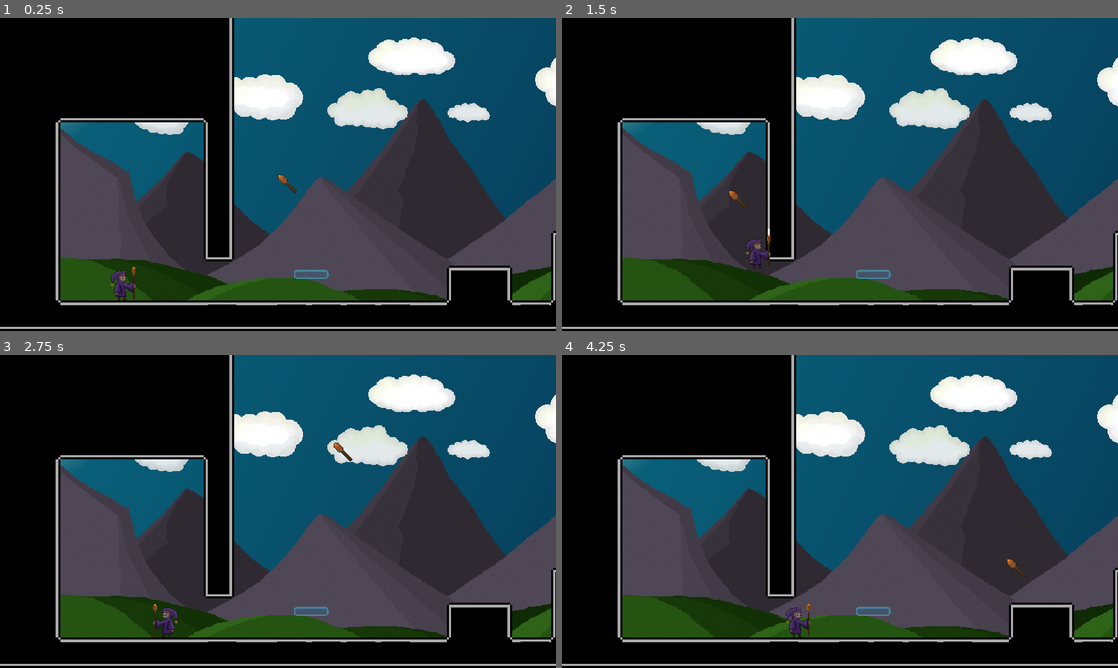
Above: before the commit, frames 1-4 (two rows, left to right).
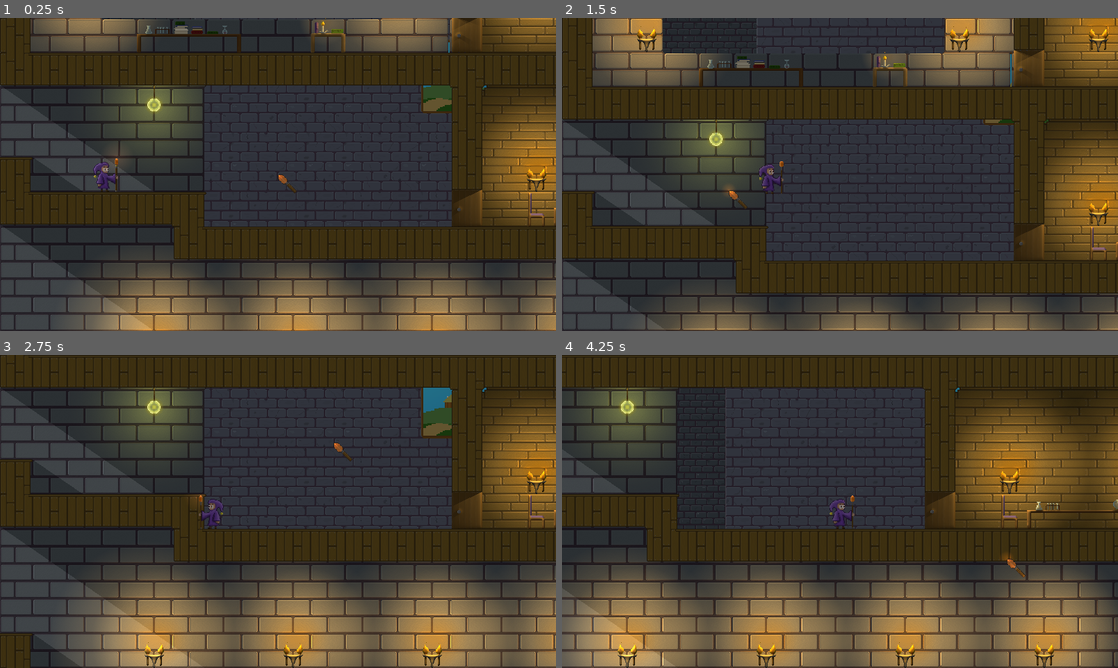
Above: after the commit, the same moments.

Repository: G-Milzink/LittleWizard
Game: Godot game, scene res://main.tscn
Same seed, same stepped clock (60 frames per second), same inputs: the game is played once before the commit and once after it.
Inputs (mouse positions are in pixels of both pictures, inside the frame that each line leads up to):
- Up to frame 1 (0.25 s): no input
- Up to frame 2 (1.5 s): tap Enter at 0.5 s; move the mouse to (962, 158) at 0.52 s; hold D (move_right) from 0.53 s (still down); tap E (action) at 0.6 s; tap W (jump) at 0.77 s; move the mouse to (728, 190) at 1.27 s; click (728, 190) at 1.35 s
- Up to frame 3 (2.75 s): tap W (jump) at 1.52 s; move the mouse to (333, 442) at 2.02 s; release D (move_right) at 2.03 s; hold A (move_left) from 2.03 s (still down); right-click (333, 442) at 2.1 s
- Up to frame 4 (4.25 s): move the mouse to (812, 574) at 2.77 s; release A (move_left) at 2.78 s; hold D (move_right) from 2.78 s (still down); tap E (action) at 2.85 s; tap W (jump) at 3.02, 3.77 s; move the mouse to (1006, 558) at 3.52 s; click (1006, 558) at 3.6 s

The runs differ from the first frame. In frame 1, 91% of the frame differs, in the area x 0-100%, y 0-100%; in frame 2, 89%; in frame 3, 92%; in frame 4, 95%.

Commit message:
expanded wiz.School tileset. Add spherelight to scene

Diff:
--- a/autoload/globals.tscn
+++ b/autoload/globals.tscn
@@ -7,4 +7,4 @@
 player_jump_velocity = -425
 hold_duration = 3.5
 Fargnel_player_can_pass = true
-starting_map = 1
+starting_map = 0
--- a/scenes/cursor.tscn
+++ b/scenes/cursor.tscn
@@ -80,8 +80,16 @@
 size = Vector2(9, 9)
 
 [node name="Cursor" type="StaticBody2D"]
+z_index = 100
 collision_layer = 8
 script = ExtResource("1_n3t4e")
+
+[node name="CursorLight" type="PointLight2D" parent="."]
+scale = Vector2(0.5, 0.5)
+color = Color(0.588235, 0.00392157, 0.87451, 1)
+energy = 1.5
+shadow_enabled = true
+texture = ExtResource("3_m1e1t")
 
 [node name="Cursor" type="AnimatedSprite2D" parent="."]
 position = Vector2(32, 32)
@@ -90,12 +98,6 @@
 
 [node name="Collider" type="CollisionPolygon2D" parent="."]
 polygon = PackedVector2Array(0, 0, 9, 0, 18, 9, 18, 12, 12, 18, 9, 18, 0, 9)
-
-[node name="CursorLight" type="PointLight2D" parent="."]
-scale = Vector2(0.5, 0.5)
-energy = 1.5
-shadow_enabled = true
-texture = ExtResource("3_m1e1t")
 
 [node name="Sparkle" type="GPUParticles2D" parent="."]
 material = SubResource("CanvasItemMaterial_hi4xi")
--- /dev/null
+++ b/scenes/lights/sphere_light.tscn
@@ -0,0 +1,20 @@
+[gd_scene load_steps=3 format=3 uid="uid://uqqhls7h1l1n"]
+
+[sub_resource type="Gradient" id="Gradient_cp838"]
+offsets = PackedFloat32Array(0, 0.755319)
+colors = PackedColorArray(1, 1, 1, 1, 0, 0, 0, 0)
+
+[sub_resource type="GradientTexture2D" id="GradientTexture2D_qdkjw"]
+gradient = SubResource("Gradient_cp838")
+fill = 1
+fill_from = Vector2(0.5, 0.5)
+fill_to = Vector2(1, 1)
+metadata/_snap_enabled = true
+
+[node name="SphereLight" type="Node2D"]
+
+[node name="PointLight2D" type="PointLight2D" parent="."]
+color = Color(1, 1, 0.282353, 1)
+energy = 2.0
+shadow_enabled = true
+texture = SubResource("GradientTexture2D_qdkjw")
--- a/scenes/maps/wiz_school.tscn
+++ b/scenes/maps/wiz_school.tscn
@@ -11,6 +11,7 @@
 [ext_resource type="PackedScene" uid="uid://dg10lvyn3jr6" path="res://scenes/npcs/fargnel.tscn" id="9_x1dnl"]
 [ext_resource type="PackedScene" uid="uid://rjtop1lp384i" path="res://scenes/lights/candle.tscn" id="11_erdoc"]
 [ext_resource type="Script" path="res://scripts/transitions/WizSchool_to_EnchForest.gd" id="11_ni0r5"]
+[ext_resource type="PackedScene" uid="uid://uqqhls7h1l1n" path="res://scenes/lights/sphere_light.tscn" id="12_pde4a"]
 
 [sub_resource type="RectangleShape2D" id="RectangleShape2D_s5md1"]
 size = Vector2(24, 132)
@@ -99,6 +100,10 @@
 
 [node name="Candle3" parent="Lighting" instance=ExtResource("11_erdoc")]
 position = Vector2(983, 260)
+
+[node name="SphereLight" parent="Lighting" instance=ExtResource("12_pde4a")]
+position = Vector2(-1376, 96)
+scale = Vector2(5, 5)
 
 [node name="TileMap" type="TileMap" parent="."]
 texture_filter = 1
@@ -106,14 +111,14 @@
 format = 2
 layer_0/name = "Wall"
 layer_0/z_index = -2
-layer_0/tile_data = PackedInt32Array(-1, 65536, 1, -65537, 6 …(38206 unchanged characters)… 44, 2, 65518, 262144, 2, 65519, 262144, 3, 65520, 262144, 3, 65521, 262144, 2, 65522, 327680, 2, -1 …(758 unchanged characters)…
+layer_0/tile_data = PackedInt32Array(-1, 65536, 1, -65537, 6 …(38206 unchanged characters)… 44, 2, 65518, 262144, 2, 65519, 262144, 2, 65520, 262144, 2, 65521, 262144, 2, 65522, 327680, 2, -1 …(758 unchanged characters)…
 layer_1/name = "Back_assets"
 layer_1/enabled = true
 layer_1/modulate = Color(1, 1, 1, 1)
 layer_1/y_sort_enabled = false
 layer_1/y_sort_origin = 0
 layer_1/z_index = -1
-layer_1/tile_data = PackedInt32Array(196608, 2, 0, 262144, 2 …(1376 unchanged characters)… 219, 1, 589841, 393219, 2, -786432, 2, 0)
+layer_1/tile_data = PackedInt32Array(196608, 2, 0, 262144, 2 …(1376 unchanged characters)… 219, 1, 589841, 393219, 2, -786432, 2, 0, 131050, 131074, 5, 65514, 65538, 5)
 layer_2/name = "Floor"
 layer_2/enabled = true
 layer_2/modulate = Color(1, 1, 1, 1)
--- a/scenes/spell_amulet.tscn
+++ b/scenes/spell_amulet.tscn
@@ -18,6 +18,7 @@
 metadata/_snap_enabled = true
 
 [node name="SpellAmulet" type="Node2D"]
+z_index = 75
 script = ExtResource("1_bpqg2")
 
 [node name="area_orange" type="Area2D" parent="."]
--- a/scripts/cursor.gd
+++ b/scripts/cursor.gd
@@ -40,11 +40,15 @@
 	match _Globals.current_spell:
 		"Hold":
 			cursor_icon.play("Hold")
+			cursor_light.color = Color("ff7300")
 		"Light":
 			cursor_icon.play("Light")
+			cursor_light.color = Color("6ebb00")
 		"Platform":
 			cursor_icon.play("Platform")
+			cursor_light.color = Color("0097bb")
 		"Purple":
 			cursor_icon.play("Purple")
+			cursor_light.color = Color("9601df")
 		_:
 			pass
--- a/textures/cursor_light_orange.tres
+++ b/textures/cursor_light_orange.tres
@@ -2,7 +2,7 @@
 
 [sub_resource type="Gradient" id="Gradient_utx7i"]
 offsets = PackedFloat32Array(0, 0.640212, 1)
-colors = PackedColorArray(1, 0.596078, 0, 1, 1, 0.98504, 0.962963, 0.037037, 1, 1, 1, 0)
+colors = PackedColorArray(1, 1, 1, 1, 1, 0.98504, 0.962963, 0.037037, 1, 1, 1, 0)
 
 [resource]
 gradient = SubResource("Gradient_utx7i")
--- a/tilesets/wiz_school.tres
+++ b/tilesets/wiz_school.tres
@@ -532,6 +532,18 @@
 2:4/0 = 0
 2:4/0/physics_layer_0/linear_velocity = Vector2(0, 0)
 2:4/0/physics_layer_0/angular_velocity = 0.0
+2:5/animation_columns = 4
+2:5/animation_speed = 3.0
+2:5/animation_frame_0/duration = 1.0
+2:5/animation_frame_1/duration = 1.0
+2:5/animation_frame_2/duration = 1.0
+2:5/animation_frame_3/duration = 1.0
+2:5/0 = 0
+2:5/0/physics_layer_0/linear_velocity = Vector2(0, 0)
+2:5/0/physics_layer_0/angular_velocity = 0.0
+1:5/0 = 0
+1:5/0/physics_layer_0/linear_velocity = Vector2(0, 0)
+1:5/0/physics_layer_0/angular_velocity = 0.0
 
 [sub_resource type="OccluderPolygon2D" id="OccluderPolygon2D_s53tu"]
 polygon = PackedVector2Array(-32, -32, 32, -32, 32, 32, -27.5, 32, -27.0769, -27.0769, -32, -27.0769)
Binary file changed: 0_ASESPRITE/WizardingSchool.ase
Binary file changed: 0_PNG/tilesets/wizzarding_school/WizardingSchool_assets_back.png
Binary file changed: 0_PNG/tilesets/wizzarding_school/WizardingSchool_assets_back_n.png
Binary file changed: 0_PNG/tilesets/wizzarding_school/WizardingSchool_assets_back_s.png
Not shown: 1 places in scenes/maps/wiz_school.tscn that only renumber resources
